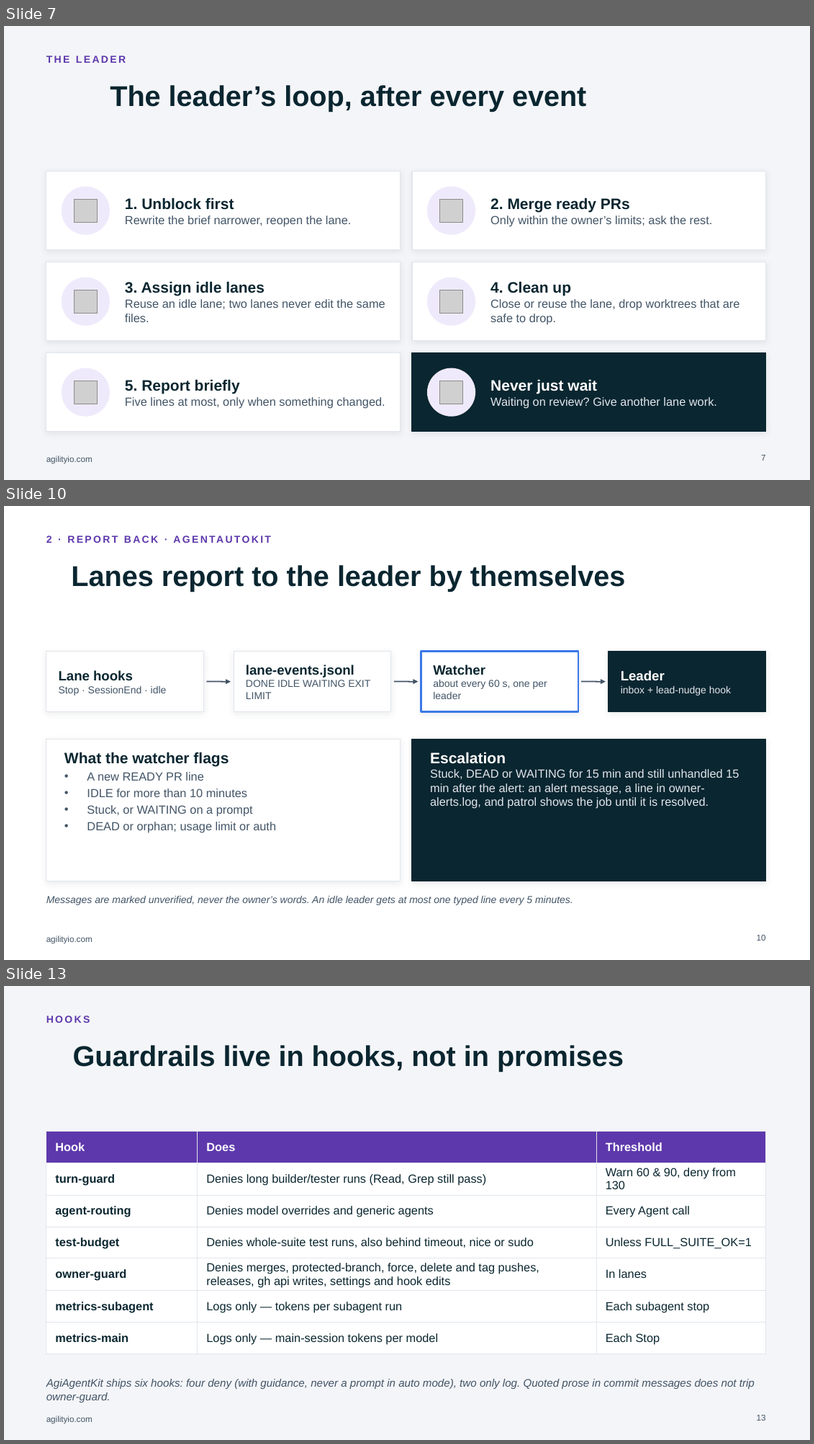
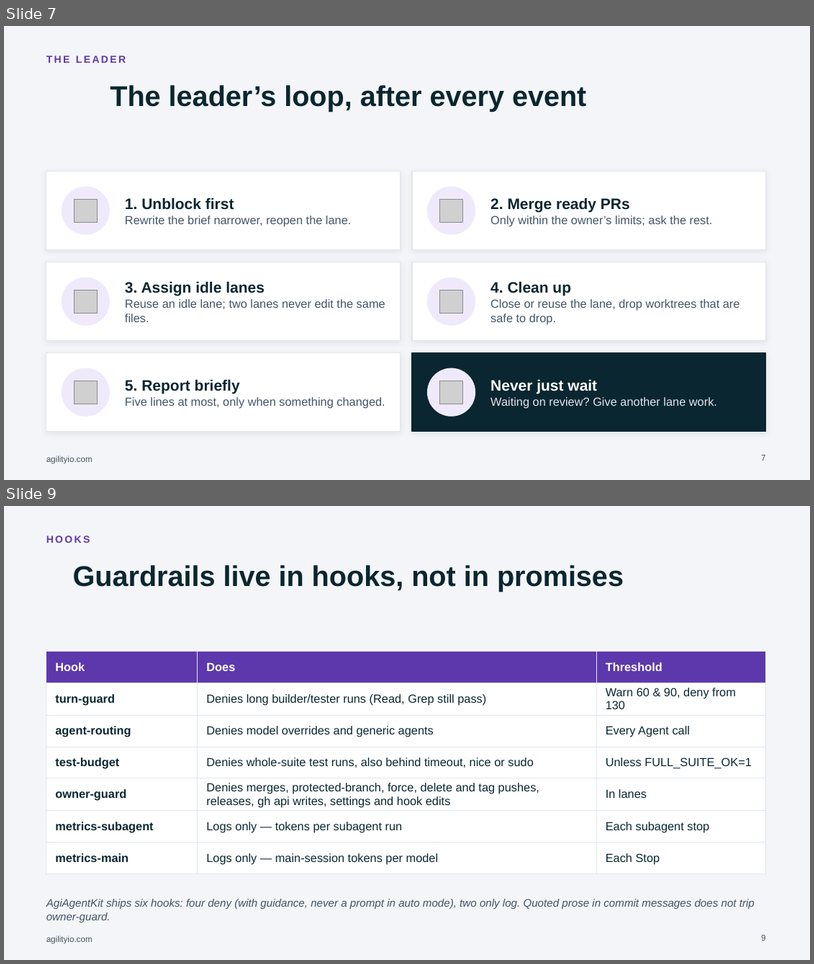
Before and after one commit to trungungtoan-agilityio/AgiAgentKit, a slide deck: docs/talk/v2/Session-Superadvisor-V2-AgilityIO.pptx. Shown one above the other, each under a label of ours: slides 7, 10 and 13 before the commit, slides 7 and 9 after it; the slides between them are not shown. The pictures are 814x1444 and 814x964 pixels, drawn with LibreOffice and Linux fonts; fonts in the diff are those of the drawing; grey boxes stand for pictures; background and template pictures are left out. Boxes give left, top, right and bottom in pixels: in the first picture for what was removed or moved away, otherwise in the second. Text is boxed around its words. In the diff, an @@ line names an element or a change of style, - is before the commit and + after.

```diff
--- a/docs/talk/v2/Session-Superadvisor-V2-AgilityIO.pptx
+++ b/docs/talk/v2/Session-Superadvisor-V2-AgilityIO.pptx
@@ slide 10 removed at (4, 506, 810, 960), background #FFFFFF; not listed: 1 template element that a slide beside it also shows @@
@@ text removed at (46, 536, 52, 543) @@
-2 · REPORT BACK · AGENTAUTOKIT
@@ title removed at (71, 565, 626, 591) @@
-Lanes report to the leader by themselves
@@ rectangle removed at (46, 651, 203, 712) @@
@@ rectangle removed at (234, 651, 391, 712) @@
@@ rectangle removed at (422, 651, 579, 712) @@
@@ rectangle removed at (609, 651, 766, 712) @@
@@ text removed at (59, 670, 167, 695) @@
-Lane hooks
-Stop · SessionEnd · idle
@@ text removed at (246, 664, 370, 699) @@
-lane-events.jsonl
-DONE IDLE WAITING EXIT LIMIT
@@ text removed at (433, 664, 548, 699) @@
-Watcher
-about every 60 s, one per leader
@@ text removed at (621, 670, 731, 695) @@
-Leader
-inbox + lead-nudge hook
@@ arrow removed from (206, 682) to (231, 682) @@
@@ arrow removed from (394, 682) to (419, 682) @@
@@ arrow removed from (581, 682) to (606, 682) @@
@@ rectangle removed at (46, 739, 400, 881) @@
@@ rectangle removed at (412, 739, 766, 881) @@
@@ text removed at (64, 752, 276, 833) @@
-What the watcher flags
-• A new READY PR line
-• IDLE for more than 10 minutes
-• Stuck, or WAITING on a prompt
-• DEAD or orphan; usage limit or auth
@@ text removed at (430, 752, 739, 808) @@
-Escalation
-Stuck, DEAD or WAITING for 15 min and still unhandled 15 min after the alert: an alert message, a line in owner-alerts.log, and patrol shows the job until it is resolved.
@@ text removed at (46, 896, 574, 905) @@
-Messages are marked unverified, never the owner’s words. An idle leader gets at most one typed line every 5 minutes.
@@ page number removed at (757, 934, 766, 940) @@
-10
@@ what was slide 13 is now slide 9 @@
@@ page number at (761, 934, 766, 940): text changed @@
-13
+9
```
Also in this commit, not shown: 4 slides changed, 3 other slides removed, 7 other files.
